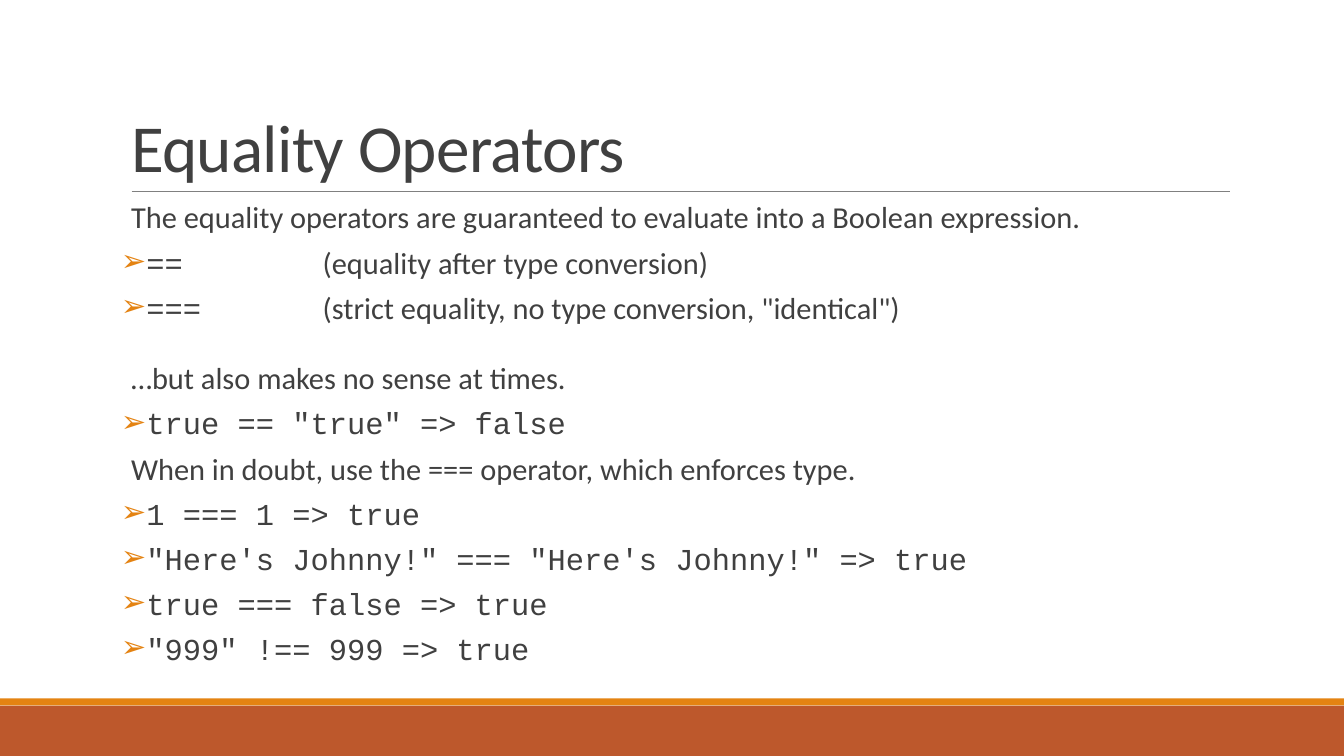
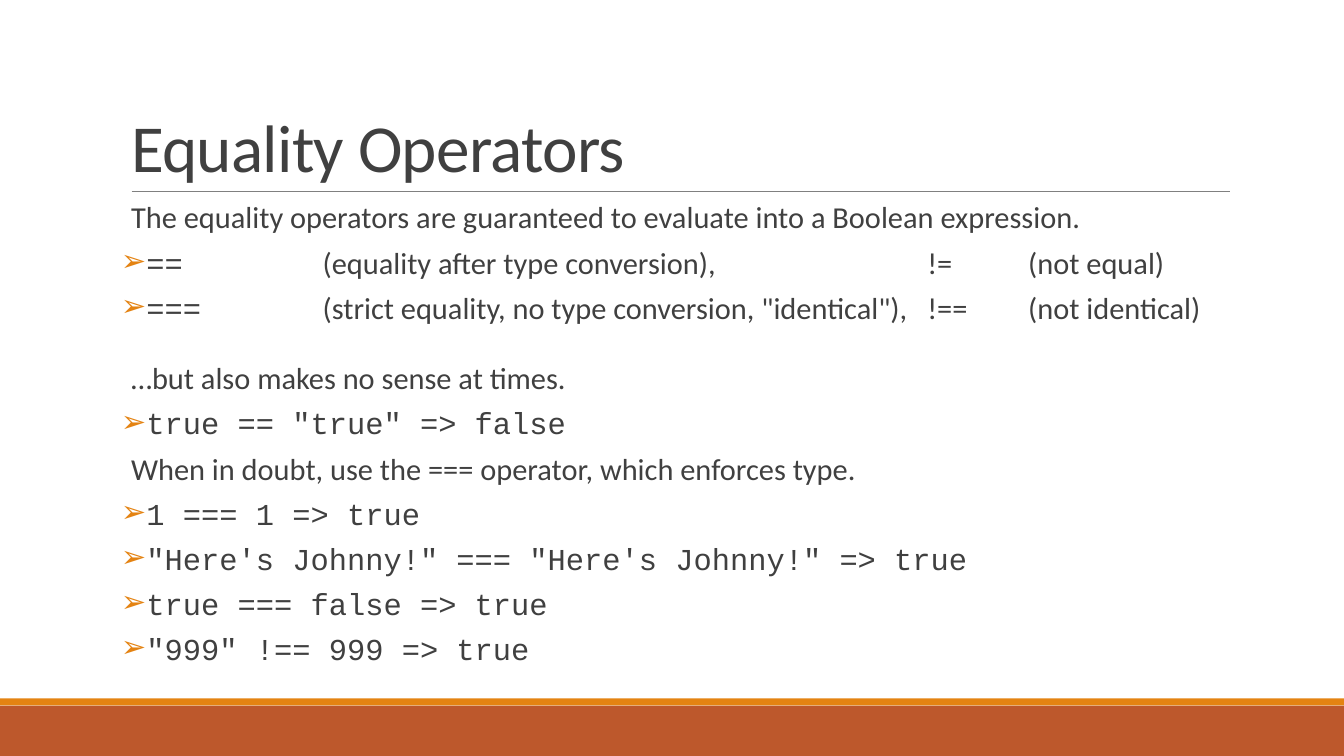
Before and after one commit to txcsmad/f15-web-beginner, a slide deck: slide 21 of Lesson0_Expressions/Lesson0_Expressions.pptx. Drawn at 1344x756 pixels with LibreOffice and Linux fonts; fonts in the diff are those of the drawing. Boxes give left, top, right and bottom in pixels: in the first picture for what was removed or moved away, otherwise in the second. Text is boxed around its words. In the diff, an @@ line names an element or a change of style, - is before the commit and + after.

```diff
--- a/Lesson0_Expressions/Lesson0_Expressions.pptx
+++ b/Lesson0_Expressions/Lesson0_Expressions.pptx
@@ text at (323, 252, 1200, 324): text changed @@
-➢ == (equality after type conversion)
-➢ === (strict equality, no type conversion, "identical")
+➢ == (equality after type conversion), != (not equal)
+➢ === (strict equality, no type conversion, "identical"), !== (not identical)
```
Also in this commit, not shown: 5 other slides changed.
